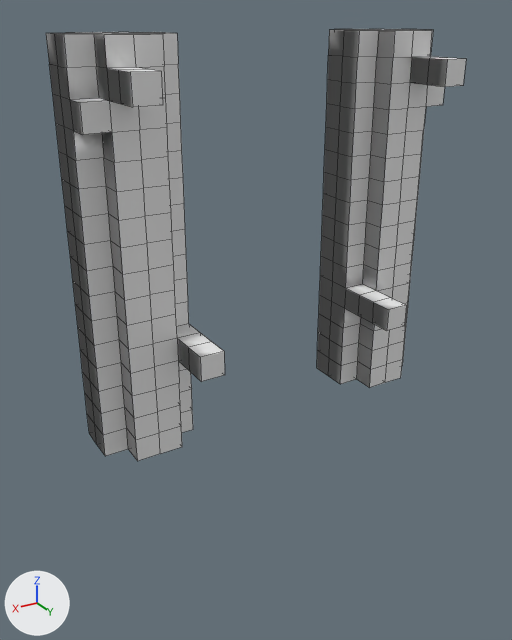
The OBJ model models/rope_bridges_planks_stilt_l3.obj: old version first, new version second.
Before and after are seen from a camera (50 mm lens) standing at (0.959, 1.825, 0.911) and looking at (0.034, 0.284, 0.141). Lighting does not change. The marker at lower left points along +X, +Y and +Z. Mesh edges are drawn as thin lines. Where no turn or scale is listed for an object, it has been applied to the vertices.

Names of what the first picture shows: 'node_0_0_0'.
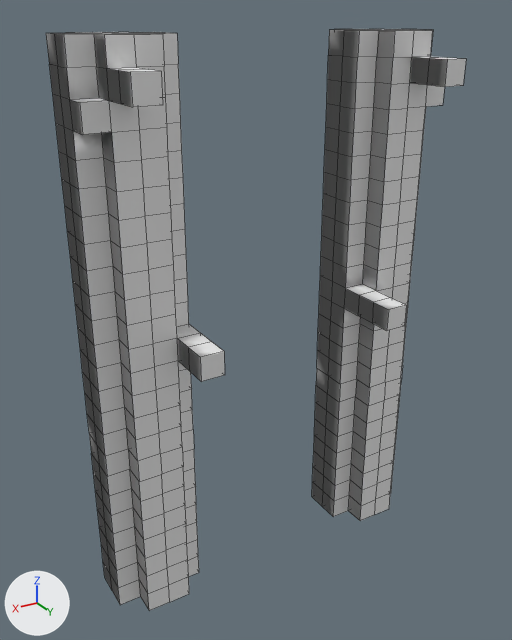
What differs and where, as boxes (x1, y1, x2, y2) in the pictures (512 x 640 px):
'node_0_0_0', reshaped (35% taller)
    before: (46, 29, 466, 461)
    after: (46, 29, 466, 611)
part 1 of me_node_0_0_0, added
    after: (89, 365, 403, 611)

The change, as a diff of the scene's bpy script:
```diff
--- a/models/rope_bridges_planks_stilt_l3.obj.py
+++ b/models/rope_bridges_planks_stilt_l3.obj.py
@@ me_node_0_0_0 @@
 # used by ob_node_0_0_0; location = (0.0, 0.0, 0.0)
-me_node_0_0_0.from_pydata(...)  # 604 vertices, 600 faces; spans x -0.5..0.5, y 0.125..0.5, z -0.125..0.875
+me_node_0_0_0.from_pydata(...)  # 870 vertices, 880 faces; spans x -0.5..0.5, y 0.125..0.5, z -0.625..0.875
+# me_node_0_0_0 part 1
+# 2 vertices are added at (0.375, 0.187, -0.625), (-0.375, 0.187, -0.625)
+# 32 new vertices lie (0.0, 0.0, -0.063) away from vertices in x -0.5..0.5, y 0.125..0.375, z -0.125
+# 32 new vertices lie (0.0, 0.0, -0.062) away from vertices in x -0.5..0.5, y 0.125..0.375, z -0.188
+# 18 new vertices lie (0.0, 0.0, -0.063) away from vertices in x -0.5..0.5, y 0.25..0.375, z -0.25
+# 32 new vertices lie (0.0, 0.0, -0.062) away from vertices in x -0.5..0.5, y 0.125..0.375, z -0.313..-0.25
+# 32 new vertices lie (0.0, 0.0, -0.063) away from vertices in x -0.5..0.5, y 0.125..0.375, z -0.375..-0.312
+# 18 new vertices lie (0.0, 0.0, -0.062) away from vertices in x -0.5..0.5, y 0.25..0.375, z -0.438
+# 18 new vertices lie (0.0, 0.0, -0.062) away from vertices in x -0.5..0.5, y 0.25..0.375, z -0.5
+# 32 new vertices lie (0.0, 0.0, -0.063) away from vertices in x -0.5..0.5, y 0.125..0.375, z -0.562..-0.375
+# 14 new vertices lie (0.0, -0.063, 0.0) away from vertices in x -0.5..0.5, y 0.25..0.375, z -0.625..-0.5
+# 10 new vertices lie (0.0, 0.0, -0.062) away from vertices in x -0.438..0.438, y 0.125..0.187, z -0.438
+# 10 new vertices lie (0.0, 0.0, -0.062) away from vertices in x -0.438..0.438, y 0.125..0.187, z -0.5
+# 10 new vertices lie (0.0, 0.0, -0.063) away from vertices in x -0.438..0.438, y 0.125..0.187, z -0.562
+# 6 new vertices lie (0.0, -0.062, 0.0) away from vertices in x -0.438..0.438, y 0.312, z -0.625
+# 280 new faces join them, mat_default_wood (white #e7e7e7)
 me_node_0_0_0.materials.append(mat_default_wood)
```
